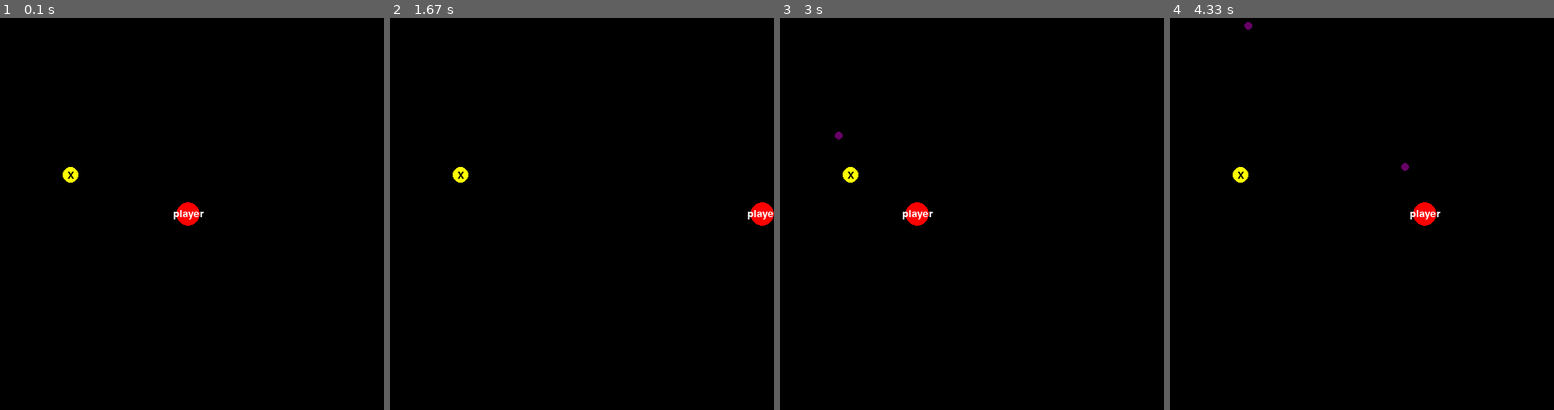
Above: before the commit, frames 1-4 (left to right).
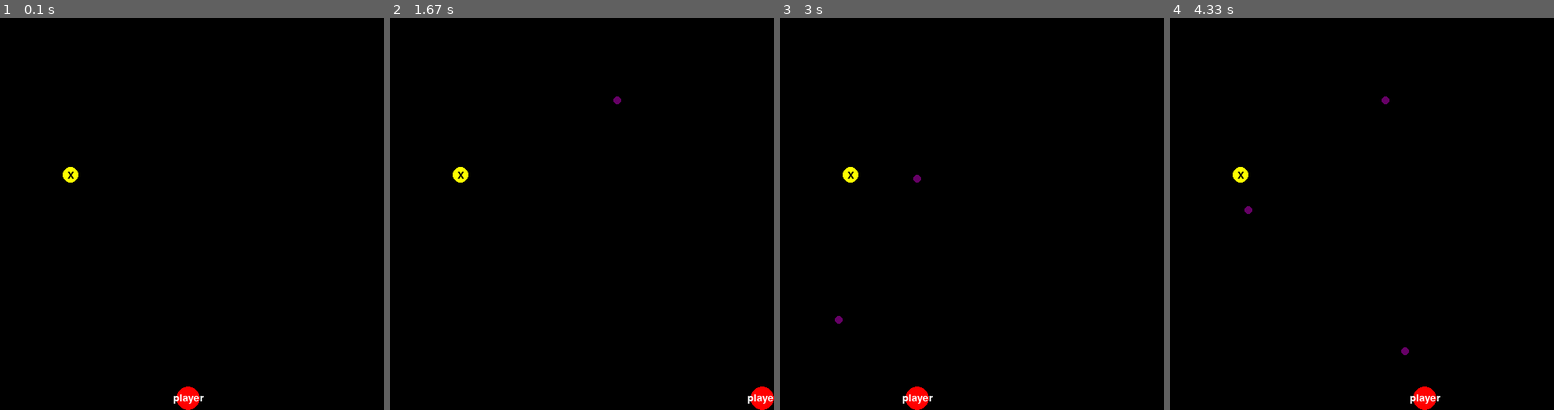
Above: after the commit, the same moments.

Repository: Timhobson-source/space-invaders-pygame
Game: pygame game, started from main.py
The game is run twice, just before and just after one commit, with the same random seed, the same clock (stepped at 60 frames per second) and the same inputs.
Inputs:
- Up to frame 1 (0.1 s): no input
- Up to frame 2 (1.67 s): tap Space at 0.33, 0.73, 1.03, 1.23, 1.53 s; hold Right 0.67-1.13 s; hold Right 1.17-1.63 s
- Up to frame 3 (3 s): hold Left 1.67-2.2 s; tap Space at 1.73, 2.03, 2.3, 2.73 s; hold Left 2.23-2.63 s; hold Right from 2.67 s (still down)
- Up to frame 4 (4.33 s): tap Space at 3.03, 3.4, 3.7, 3.9, 4.2 s; release Right at 3.3 s; hold Left 3.33-3.8 s; hold Right 3.83-4.3 s

The runs differ from the first frame. In frame 1, 0.6% of the frame differs, in the area x 45-54%, y 47-100%; in frame 2, 0.6%; in frame 3, 0.7%; in frame 4, 0.8%, in the area x 19-71%, y 1-100%.

Commit message:
add bullet dissapearance buffer

Diff:
--- a/main.py
+++ b/main.py
@@ -15,7 +15,7 @@
     window = pygame.display.set_mode((WINDOW_WIDTH, WINDOW_HEIGHT))
     pygame.display.set_caption("Game!")
 
-    player = Player(250, 250, 25, 15, window)
+    player = Player(250, window.get_height() - 15, 25, 15, window)
     enemy = Enemy(100, 200, 25, 10, window)
     screen_objects = [player, enemy]
 
--- a/src/screen_objects.py
+++ b/src/screen_objects.py
@@ -63,10 +63,11 @@
             self.x -= self.vel
         if keys[pygame.K_RIGHT]:
             self.x += self.vel
-        if keys[pygame.K_UP]:
-            self.y -= self.vel
-        if keys[pygame.K_DOWN]:
-            self.y += self.vel
+        # remove x move for now
+        # if keys[pygame.K_UP]:
+        #     self.y -= self.vel
+        # if keys[pygame.K_DOWN]:
+        #     self.y += self.vel
         if keys[pygame.K_SPACE]:
             self.shoot(screen_handler)
 
@@ -109,7 +110,9 @@
         self.y -= self.vel
 
     def is_offscreen(self):
-        if self.y > self.window.get_height() or self.y < 0:
+        # add a buffer on top of screen for bullets to disappear
+        # as it looks nicer
+        if self.y > self.window.get_height() or self.y < 50:
             return True
         if self.x > self.window.get_width() or self.x < 0:
             return True
